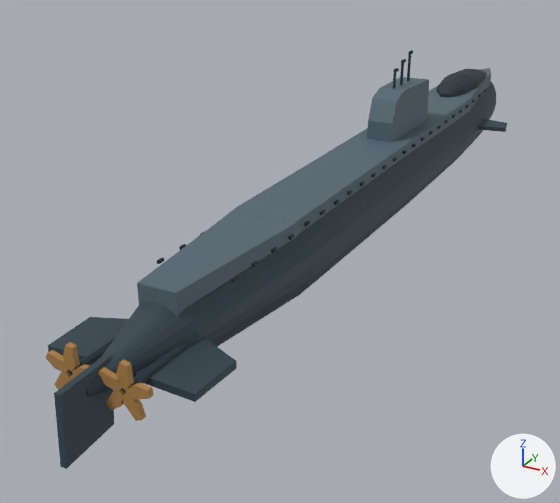
What one commit did to the glTF model game/public/assets/models/archive-oberon.glb.
One viewpoint serves both versions: a camera (50 mm lens) standing at (3.13, -7.77, 2.82) and looking at (-0.67, -0.88, -0.63). Arrows for +X, +Y and +Z are at lower right; the lights stay in place. The first picture is the older version. Where no turn or scale is listed for an object, it has been applied to the vertices. Vertices at exactly the same position are counted once.

Objects in the first picture: 'archive-oberon-archive-oberon-geometry', 'archive-oberon-cruise_deck.004-geometry', 'archive-oberon-diving_plane_1.004-geometry', 'archive-oberon-pressure_hull.004-geometry', 'archive-oberon-screw_0.004-geometry', 'archive-oberon-screw_1.004-geometry', 'archive-oberon-sonarFairing-geometry', 'archive-oberon-steering_rudder_0.003-geometry', 'archive-oberon-stern_plane_-1.004-geometry', 'archive-oberon-stern_plane_1.004-geometry', 'archive-oberon-submarine_sail.004-geometry'.
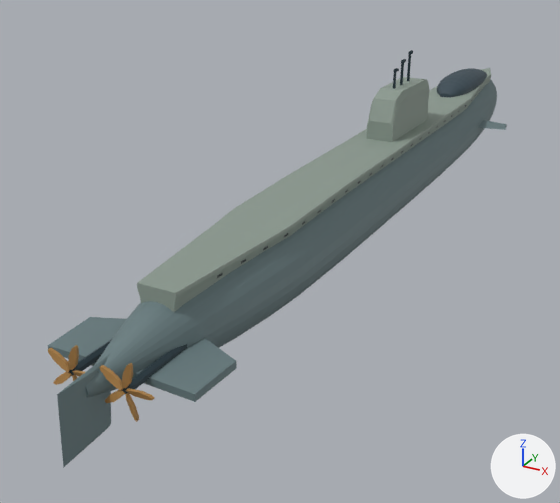
Boxes [x1, y1, x2, y2] around the edits, measured in the pictures (560 x 503 px):
'archive-oberon-pressure_hull.004-geometry', recoloured: [86, 82, 496, 397] in both
'archive-oberon-cruise_deck.004-geometry', recoloured: [137, 68, 491, 312] in both
'archive-oberon-steering_rudder_0.003-geometry', recoloured, reshaped (dark blue to greyish cyan, 10% narrower): before [54, 353, 114, 469]; after [57, 355, 111, 468]
'archive-oberon-submarine_sail.004-geometry', recoloured (dark blue to grey): [367, 75, 429, 142] in both
'archive-oberon-stern_plane_1.004-geometry', recoloured (lighter): [135, 338, 237, 402] in both
'archive-oberon-screw_1.004-geometry', reshaped: before [98, 343, 189, 421]; after [100, 344, 187, 422]
'archive-oberon-stern_plane_-1.004-geometry', recoloured (dark blue to greyish cyan): [48, 317, 126, 361] in both
'archive-oberon-screw_0.004-geometry', reshaped: before [46, 337, 115, 390]; after [48, 339, 112, 385]
'archive-oberon-archive-oberon-geometry', moved: before [157, 89, 487, 282]; after [217, 95, 476, 278]
'archive-oberon-diving_plane_1.004-geometry', deleted: before [477, 119, 507, 132]
'archive-oberon-diving_plane_1.010-geometry', now drawn: after [478, 120, 507, 130]
part 1 of me_cylinder_672, rebuilt (33% narrower, 16% shorter): before [63, 342, 80, 372]; after [68, 345, 79, 370]
part 2 of me_cylinder_672, rebuilt: before [54, 371, 71, 390]; after [53, 372, 72, 385]
part 3 of me_cylinder_672, rebuilt: before [72, 364, 89, 377]; after [72, 370, 85, 377]
part 4 of me_cylinder_672, rebuilt: before [46, 350, 69, 373]; after [48, 348, 70, 372]
part 5 of me_cylinder_673, rebuilt (38% narrower): before [123, 393, 146, 421]; after [125, 393, 139, 422]
part 6 of me_cylinder_673, rebuilt (37% narrower, 16% shorter): before [116, 360, 134, 390]; after [122, 363, 133, 388]
part 7 of me_cylinder_673, rebuilt: before [106, 389, 124, 410]; after [105, 390, 125, 403]
part 8 of me_cylinder_673, rebuilt (28% shorter): before [126, 383, 154, 400]; after [126, 388, 154, 400]
part 9 of me_cylinder_673, rebuilt: before [98, 367, 122, 391]; after [100, 365, 123, 391]

Edits to the bpy script that builds the scene:
```text
Change mat_archive_submarine_casing:
    mat_archive_submarine_casing.base_color: (0.0887, 0.136, 0.168) -> (0.262, 0.323, 0.279)  # dark blue #546772 -> grey #8c9a90
Change mat_archive_submarine_hull:
    mat_archive_submarine_hull.base_color: (0.0356, 0.063, 0.0823) -> (0.15, 0.216, 0.227)  # dark blue #354751 -> greyish cyan #6c8083
Change me_cylinder_672:
    remove me_cylinder_672.from_pydata(...)  # 72 vertices, 120 faces; spans x -0.208..0.21, y -0.378..0.355, z -0.194..0.216
    add me_cylinder_672.from_pydata(...)  # 112 vertices, 200 faces; spans x -0.188..0.225, y -0.375..0.355, z -0.212..0.216
    me_cylinder_672 part 1: the loose piece of 12 vertices spanning x -0.043..0.056, y -0.378..-0.332, z 0.017..0.216 is rebuilt with 20 vertices and now spans x -0.011..0.068, y -0.375..-0.335, z 0.022..0.216
    me_cylinder_672 part 2: the loose piece of 12 vertices spanning x -0.159..-0.003, y -0.378..-0.332, z -0.18..-0.004 is rebuilt with 20 vertices and now spans x -0.178..-0.004, y -0.375..-0.335, z -0.141..-0.011
    me_cylinder_672 part 3: the loose piece of 12 vertices spanning x 0.022..0.21, y -0.378..-0.332, z -0.033..0.08 is rebuilt with 20 vertices and now spans x 0.017..0.225, y -0.375..-0.335, z -0.019..0.036
    me_cylinder_672 part 4: the loose piece of 12 vertices spanning x -0.208..-0.011, y -0.378..-0.332, z -0.01..0.109 is rebuilt with 20 vertices and now spans x -0.188..-0.017, y -0.375..-0.335, z -0.004..0.128
    other edits to the shape of me_cylinder_672 do not show in these pictures
Change me_cylinder_673:
    remove me_cylinder_673.from_pydata(...)  # 72 vertices, 120 faces; spans x -0.208..0.21, y -0.378..0.355, z -0.194..0.216
    add me_cylinder_673.from_pydata(...)  # 112 vertices, 200 faces; spans x -0.188..0.225, y -0.375..0.355, z -0.212..0.216
    me_cylinder_673 part 5: the loose piece of 12 vertices spanning x -0.007..0.134, y -0.378..-0.332, z -0.194..-0.015 is rebuilt with 20 vertices and now spans x 0.004..0.087, y -0.375..-0.335, z -0.212..-0.011
    me_cylinder_673 part 6: the loose piece of 12 vertices spanning x -0.043..0.056, y -0.378..-0.332, z 0.017..0.216 is rebuilt with 20 vertices and now spans x -0.011..0.068, y -0.375..-0.335, z 0.022..0.216
    me_cylinder_673 part 7: the loose piece of 12 vertices spanning x -0.159..-0.003, y -0.378..-0.332, z -0.18..-0.004 is rebuilt with 20 vertices and now spans x -0.178..-0.004, y -0.375..-0.335, z -0.141..-0.011
    me_cylinder_673 part 8: the loose piece of 12 vertices spanning x 0.022..0.21, y -0.378..-0.332, z -0.033..0.08 is rebuilt with 20 vertices and now spans x 0.017..0.225, y -0.375..-0.335, z -0.019..0.036
    me_cylinder_673 part 9: the loose piece of 12 vertices spanning x -0.208..-0.011, y -0.378..-0.332, z -0.01..0.109 is rebuilt with 20 vertices and now spans x -0.188..-0.017, y -0.375..-0.335, z -0.004..0.128
Change me_steering_rudder_005:
    remove me_steering_rudder_005.from_pydata(...)  # 8 vertices, 12 faces; spans x -0.025..0.025, y -4.95..-4.43, z -0.428..0.135
    add me_steering_rudder_005.from_pydata(...)  # 100 vertices, 196 faces; spans x -0.024..0.024, y -4.95..-4.43, z -0.428..0.135
    me_steering_rudder_005 part 10: 8 vertices removed from x -0.025..0.025, y -4.95..-4.43, z -0.428..0.135; 100 vertices added at x -0.024..0.024, y -4.95..-4.43, z -0.428..0.135
Change ob_archive_oberon_archive_oberon_geometry:
    ob_archive_oberon_archive_oberon_geometry.location: (-0.34, -3.4, 0.33) -> (0.0, 0.0, 0.0)
Remove ob_archive_oberon_diving_plane_1_004_geometry:
    ob_archive_oberon_diving_plane_1_004_geometry = bpy.data.objects.new('archive-oberon-diving_plane_1.004-geometry', me_diving_plane_009)
```
